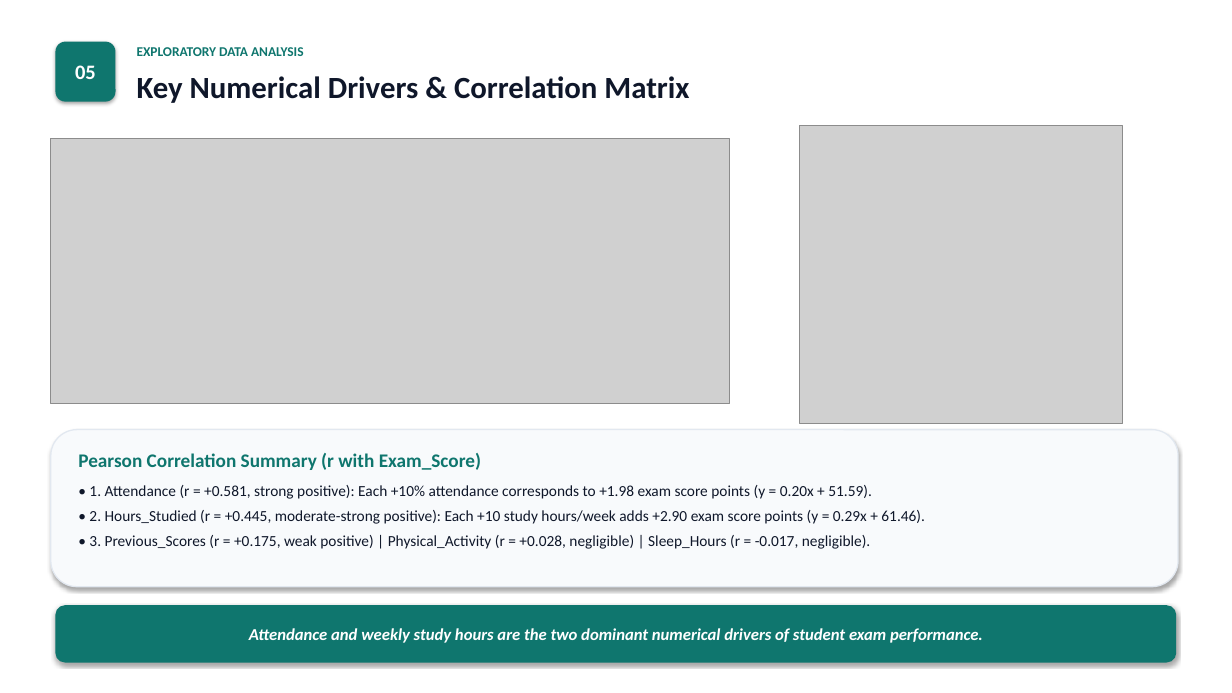
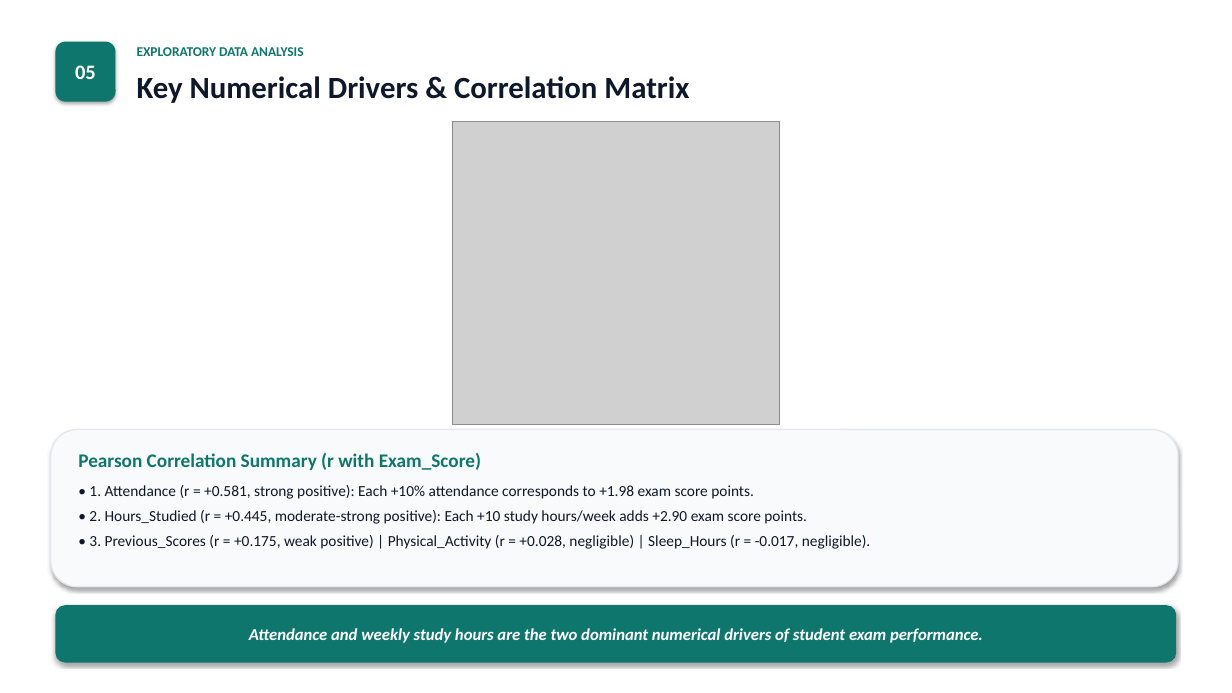
Before and after one commit to baole16/ADY201m, a slide deck: slide 7 of 2_Slide/Slide.pptx. Drawn at 1232x693 pixels with LibreOffice and Linux fonts; fonts in the diff are those of the drawing; grey boxes stand for pictures. Boxes give left, top, right and bottom in pixels: in the first picture for what was removed or moved away, otherwise in the second. Text is boxed around its words. In the diff, an @@ line names an element or a change of style, - is before the commit and + after.

```diff
--- a/2_Slide/Slide.pptx
+++ b/2_Slide/Slide.pptx
@@ picture removed at [51, 139, 730, 404] @@
@@ picture: place and size @@
-picture at [800, 126, 1123, 424]
+picture at [452, 121, 780, 424]
@@ text at [89, 485, 807, 524]: text changed @@
-• 1. Attendance (r = +0.581, strong positive): Each +10% attendance corresponds to +1.98 exam score points (y = 0.20x + 51.59).
-• 2. Hours_Studied (r = +0.445, moderate-strong positive): Each +10 study hours/week adds +2.90 exam score points (y = 0.29x + 61.46).
+• 1. Attendance (r = +0.581, strong positive): Each +10% attendance corresponds to +1.98 exam score points.
+• 2. Hours_Studied (r = +0.445, moderate-strong positive): Each +10 study hours/week adds +2.90 exam score points.
```
Also in this commit, not shown: 1 other slide changed, 9 other files.
